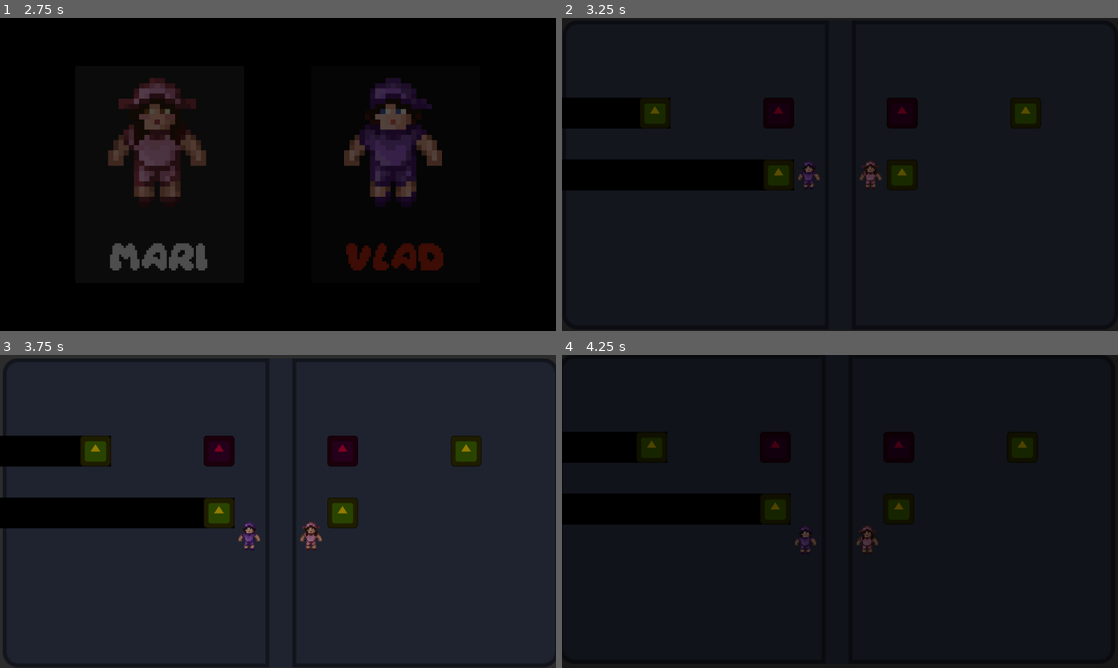
Above: before the commit, frames 1-4 (two rows, left to right).
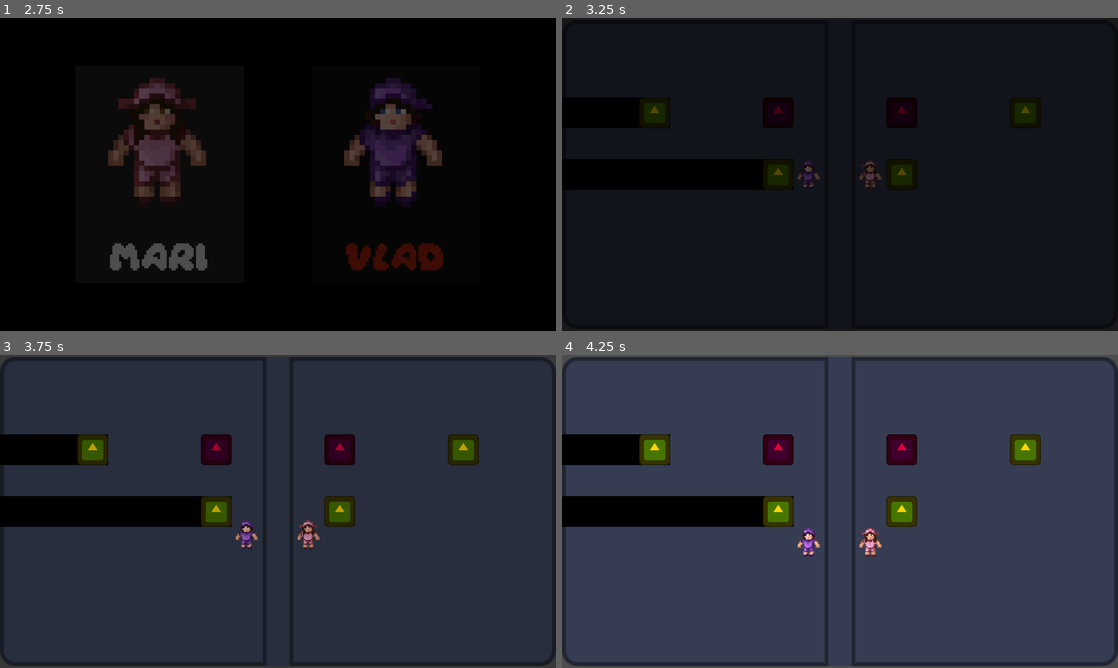
Above: after the commit, the same moments.

Repository: Vlad-935/Reflective-Trust
Game: Godot game, scene res://scenes/root.tscn
Two runs of this game, one before a commit and one after it. Both use one fixed random seed, a clock stepped at 60 frames per second and the inputs below. The engine's default icon, where the game draws it, is replaced by a stand-in: a white triangle on a blue panel in a dark square.
Inputs:
- Up to frame 1 (2.75 s): click "Play" at 0.5 s; click "Play" at 1.25 s; click "Mari" at 2 s
- Up to frame 2 (3.25 s): tap Enter (ui_accept) at 2.75 s; hold D (move right) from 2.78 s (still down); hold Enter (ui_accept) from 2.78 s (still down)
- Up to frame 3 (3.75 s): release D (move right) at 3.53 s; release Enter (ui_accept) at 3.53 s; hold S (move down) from 3.53 s (still down); tap Enter (ui_accept) at 3.6 s
- Up to frame 4 (4.25 s): keep holding S (move down); tap Enter (ui_accept) at 3.77, 4.07 s

Frame 1 is identical in both runs. In frame 2, 0.1% of the frame differs, in the area x 15-85%, y 28-56%; in frame 3, 4.3%; in frame 4, 95%, in the area x 0-100%, y 0-100%.

Commit message:
Implement level restart and dynamic scene loading

Diff:
--- a/reflective-trust/globals/level_manager.gd
+++ b/reflective-trust/globals/level_manager.gd
@@ -1,16 +1,54 @@
 extends Node
 
-var current_level: int = 0
+var current_level: int = 1
+var is_changing_level: bool = false
+var is_restarting: bool = false
 
 var level_path: String = "res://scenes/levels/level_"
 
+@onready var Root: Node2D = get_parent().get_node("Root")
+
+func restart_level():
+	if is_restarting:
+		return
+
+	is_restarting = true
+	change_scene()
+
+	await get_tree().create_timer(2).timeout
+	is_restarting = false
+
+
 func change_level():
-	var level = get_node("Level_root")
-	var new_level = load(level_path + str(current_level) + ".tscn")
+	if is_changing_level:
+		return
+
+	is_changing_level = true
+	await get_tree().create_timer(0.5).timeout
+	current_level += 1
+	change_scene()
+
+	await get_tree().create_timer(2).timeout
+	is_changing_level = false
+
+
+func change_scene():
+	var level = Root.get_node("Level_root")
+	var new_level_scene = load(level_path + str(current_level) + ".tscn")
+	var new_level = new_level_scene.instantiate()
 
 	await Loading.fade_in()
 
+	level.queue_free()
+
+	await get_tree().create_timer(0.1).timeout
+
+	Root.add_child(new_level)
+	new_level.name = "Level_root"
+
+	Loading.fade_out()
+
 
 func _input(event: InputEvent) -> void:
-	if event.is_action_pressed("ui_accept"):
-		change_level()
+	if event.is_action_pressed("reset level"):
+		restart_level()
--- a/reflective-trust/project.godot
+++ b/reflective-trust/project.godot
@@ -66,6 +66,11 @@
 "events": [Object(InputEventKey,"resource_local_to_scene":false,"resource_name":"","device":-1,"window_id":0,"alt_press …(195 unchanged characters)…
 ]
 }
+"reset level"={
+"deadzone": 0.2,
+"events": [Object(InputEventKey,"resource_local_to_scene":false,"resource_name":"","device":-1,"window_id":0,"alt_pressed":false,"shift_pressed":false,"ctrl_pressed":false,"meta_pressed":false,"pressed":false,"keycode":0,"physical_keycode":82,"key_label":0,"unicode":114,"location":0,"echo":false,"script":null)
+]
+}
 
 [layer_names]
 
--- a/reflective-trust/scenes/root.tscn
+++ b/reflective-trust/scenes/root.tscn
@@ -5,8 +5,6 @@
 [ext_resource type="PackedScene" uid="uid://7w3wrujreg2s" path="res://scenes/ui/main_screen.tscn" id="5_jh1ax"]
 
 [node name="Root" type="Node2D" unique_id=1105190067]
-
-[node name="Level_root" type="Node2D" parent="." unique_id=556304510]
 
 [node name="Camera2D" parent="." unique_id=288577738 instance=ExtResource("1_sqa0i")]
 unique_name_in_owner = true
--- a/reflective-trust/scripts/camera.gd
+++ b/reflective-trust/scripts/camera.gd
@@ -14,7 +14,7 @@
 	_camera_shake(delta)
 
 func _input(event: InputEvent) -> void:
-	if event.is_action_pressed("ui_accept"):
+	if event.is_action_pressed("reset level") and not LevelManager.is_restarting:
 		add_shake(5)
 
 
--- a/reflective-trust/scripts/spikes.gd
+++ b/reflective-trust/scripts/spikes.gd
@@ -26,3 +26,6 @@
 
 	reflection.find_child("*Sprite").hide()
 	body.find_child("*Sprite").hide()
+
+	await get_tree().create_timer(1).timeout
+	LevelManager.restart_level()
--- a/reflective-trust/scripts/ui/main_screen.gd
+++ b/reflective-trust/scripts/ui/main_screen.gd
@@ -41,6 +41,7 @@
 	# Load first level
 	var scene = first_level_scene.instantiate()
 	Root.add_child(scene)
+	scene.name = "Level_root"
 
 	# Delete main screen
 	self.queue_free()
